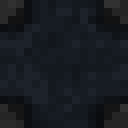
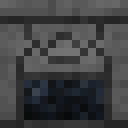
The second w=128, h=128 image is a revision of the first. Changes to its layers:
hid group "Bottom" (5 layers) over [0, 0, 128, 128]
hid "Bottom-Shadows" over [0, 0, 128, 128]
painted on "Bottom-Background" over [0, 0, 128, 128]
showed group "Side" (5 layers) over [0, 0, 128, 128]
showed "Side-Noise" over [0, 0, 128, 128]
showed "Side-Highlights" over [0, 0, 128, 104]
showed "Side-Shadows", painted on it over [0, 16, 128, 128]
painted on "Background" over [24, 80, 104, 128]
